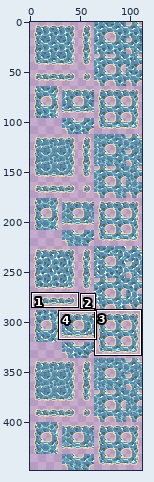
Sprite sheet, stored at assets/sprites/terrain/ocean.png. The picture above shows the old version from afar; the outline marks the close-up.
Close-up. As it was:
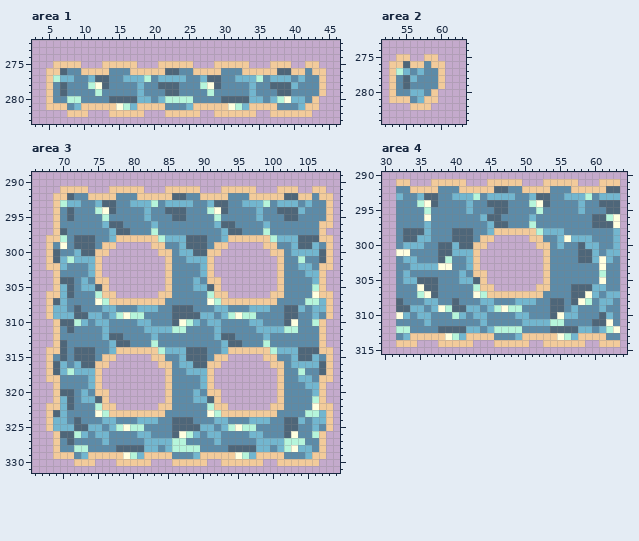
The file is 112x448 pixels. Colours within 5 levels of each other are drawn and written as one. Shown: area 1: x 3..46, y 272..283; area 2: x 52..63, y 273..284; area 3: x 66..109, y 289..331; area 4: x 30..64, y 290..315. The commit also changed other parts of the picture, which this record leaves out.
The same view after the edit:
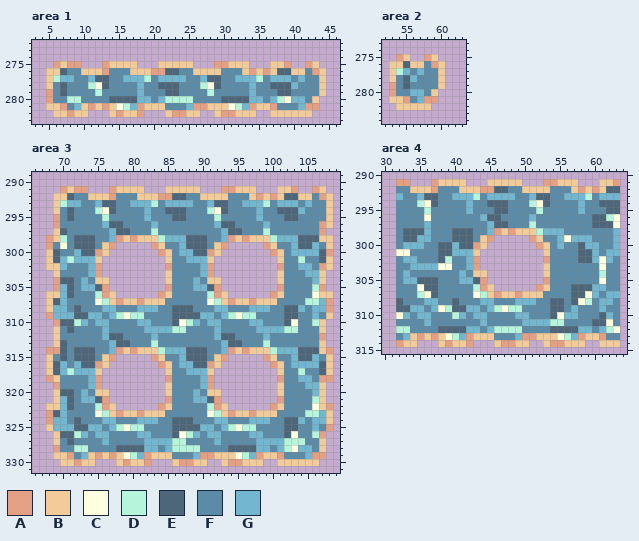
Palette (. is transparent): A #e3a084  B #f2cb9b  C #ffffe0  D #b6f5db  E #4e6679  F #5c8ba8  G #72b6cf
Change:
Area 1:
y 275: x 6 B -> A; x 8..9 BB -> AA; x 13 B -> A; x 29..30 BB -> AA; x 39 B -> A; x 42 B -> A
y 276: x 13 B -> A; x 20..21 BB -> AA; x 34 B -> A; x 36 B -> A; x 43 B -> A
y 279..280: x 5 B -> A
y 281: x 7 B -> A; x 11 B -> A; x 13 B -> A; x 18 B -> A; x 26..27 BB -> AA; x 34 B -> A; x 37 B -> A; x 42..43 BB -> AA
y 282: x 6..8 ..B -> BBA; x 15 B -> A; x 18 B -> A; x 23..24 BB -> AA; x 30..31 BB -> AA
Area 2:
y 275: x 54 B -> A; x 58 B -> A
y 276: x 59 B -> A
y 279..280: x 53 B -> A
y 281: x 55 B -> A; x 58..59 BB -> AA
y 282: x 54..55 .. -> BB
Area 3:
y 291: x 70 B -> A; x 72..73 BB -> AA; x 77 B -> A; x 93..94 BB -> AA; x 103 B -> A; x 106 B -> A
y 292: x 77 B -> A; x 84..85 BB -> AA; x 98 B -> A; x 100 B -> A; x 107 B -> A
y 295: x 69 B -> A
y 296: x 69 B -> A; x 107 B -> A
y 297: x 107 B -> A
y 298: x 68 B -> A; x 78 B -> A; x 80 B -> A; x 94 B -> A; x 96 B -> A
y 299: x 68 B -> A; x 77 B -> A; x 83 B -> A; x 93 B -> A; x 99 B -> A
y 300: x 75 B -> A; x 84 B -> A; x 91 B -> A; x 100 B -> A; x 108 B -> A
y 302: x 75 B -> A; x 85 B -> A; x 91 B -> A; x 101 B -> A; x 107 B -> A
y 303: x 75 B -> A; x 91 B -> A
y 304: x 69 B -> A
y 305: x 69 B -> A; x 76 B -> A; x 85 B -> A; x 92 B -> A; x 101 B -> A; x 107 B -> A
y 306: x 76 B -> A; x 84 B -> A; x 92 B -> A; x 100 B -> A
y 307: x 78 B -> A; x 81 B -> A; x 94 B -> A; x 97 B -> A; x 108 B -> A
y 308: x 108 B -> A
y 309: x 68 B -> A
y 310: x 69 B -> A
y 312: x 107 B -> A
y 314: x 68..69 BB -> AA; x 78 B -> A; x 80 B -> A; x 94 B -> A; x 96 B -> A; x 108 B -> A
y 315: x 77 B -> A; x 83 B -> A; x 93 B -> A; x 99 B -> A
y 316: x 75 B -> A; x 84 B -> A; x 91 B -> A; x 100 B -> A
y 318: x 68 B -> A; x 75 B -> A; x 85 B -> A; x 91 B -> A; x 101 B -> A; x 107..108 BB -> AA
y 319: x 69 B -> A; x 75 B -> A; x 91 B -> A
y 321: x 76 B -> A; x 85 B -> A; x 92 B -> A; x 101 B -> A
y 322: x 76 B -> A; x 84 B -> A; x 92 B -> A; x 100 B -> A; x 108 B -> A
y 323: x 68 B -> A; x 78 B -> A; x 81 B -> A; x 94 B -> A; x 97 B -> A
y 324: x 68 B -> A
y 325: x 108 B -> A
y 326: x 107 B -> A
y 328: x 69 B -> A
y 329: x 71 B -> A; x 75 B -> A; x 77 B -> A; x 82 B -> A; x 90..91 BB -> AA; x 98 B -> A; x 101 B -> A; x 106..107 BB -> AA
y 330: x 70..72 ..B -> BBA; x 79 B -> A; x 82 B -> A; x 87..88 BB -> AA; x 94..95 BB -> AA
Area 4:
y 291: x 32..33 BB -> AA; x 37 B -> A; x 53..54 BB -> AA; x 63 B -> A
y 292: x 37 B -> A; x 44..45 BB -> AA; x 58 B -> A; x 60 B -> A
y 298: x 46 B -> A; x 48 B -> A
y 299: x 45 B -> A; x 51 B -> A
y 300: x 43 B -> A; x 52 B -> A
y 302: x 43 B -> A; x 53 B -> A
y 303: x 43 B -> A
y 305: x 44 B -> A; x 53 B -> A
y 306: x 44 B -> A; x 52 B -> A
y 307: x 46 B -> A; x 49 B -> A
y 313: x 35 B -> A; x 37 B -> A; x 42 B -> A; x 50..51 BB -> AA; x 58 B -> A; x 61 B -> A
y 314: x 32 B -> A; x 39 B -> A; x 42 B -> A; x 47..48 BB -> AA; x 54..55 BB -> AA
